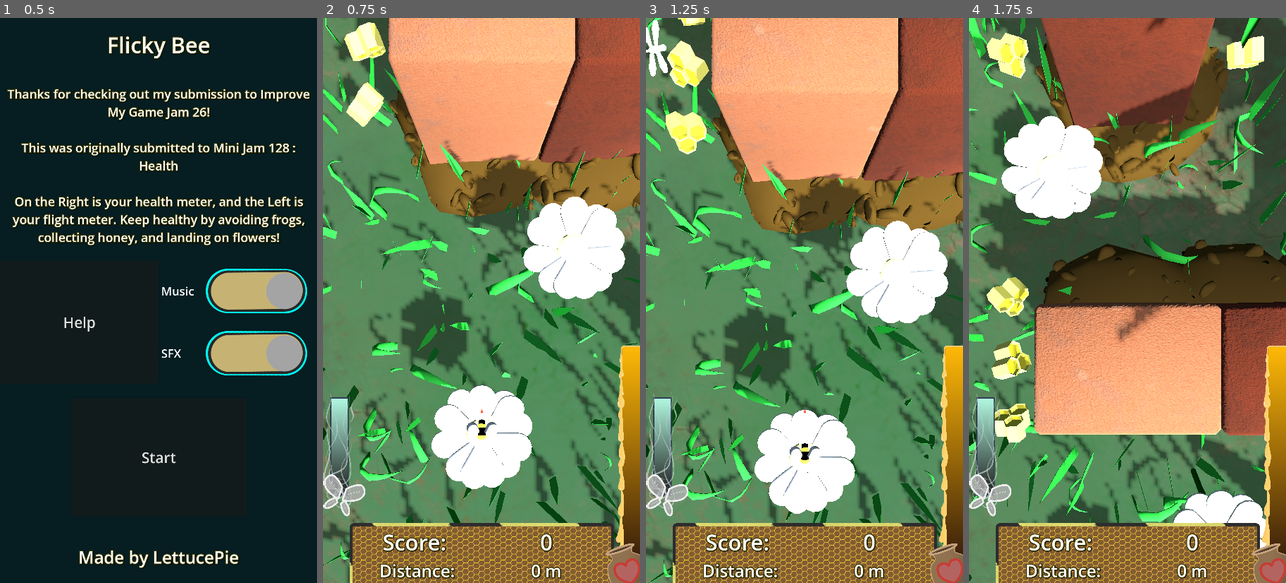
Above: before the commit, frames 1-4 (left to right).
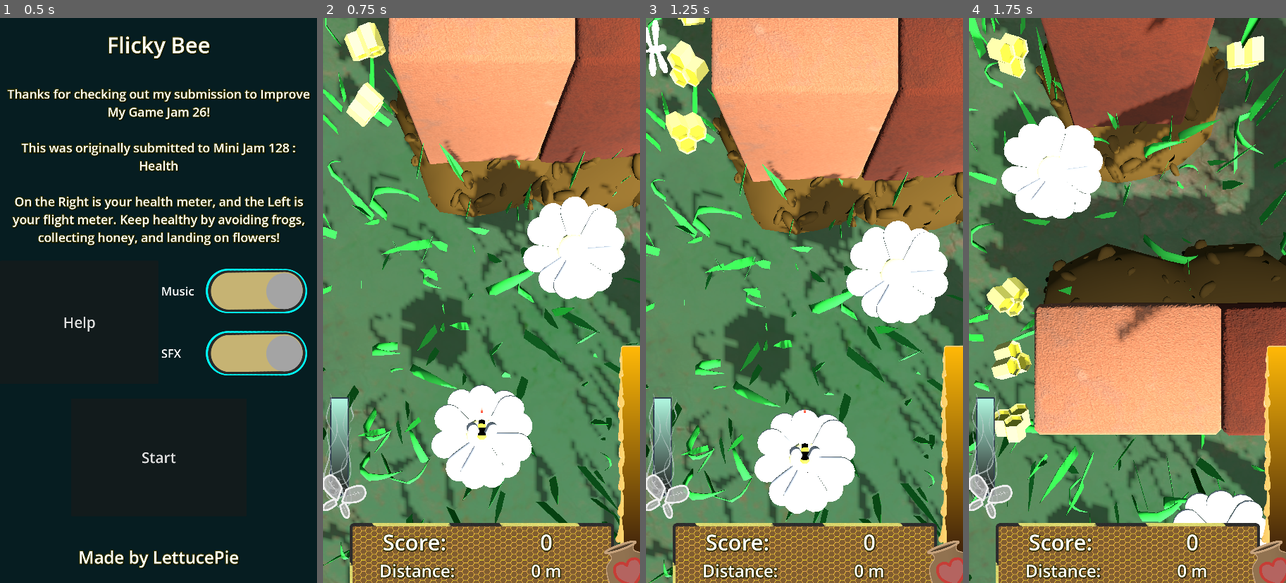
Above: after the commit, the same moments.

Repository: LettucePie/flicky_bee
Game: Godot game, scene res://Play/play_1.tscn
Same seed, same stepped clock (60 frames per second), same inputs: the game is played once before the commit and once after it.
Inputs (mouse positions are in pixels of both pictures, inside the frame that each line leads up to):
- Up to frame 1 (0.5 s): no input
- Up to frame 2 (0.75 s): click "Start" at 0.5 s
- Up to frame 3 (1.25 s): no input
- Up to frame 4 (1.75 s): move the mouse to (1197, 272) at 1.27 s; hold Up (ui_up) from 1.28 s (still down); click (1197, 272) at 1.42 s

Frame 1 is identical in both runs. In frame 2, 0.6% of the frame differs, in the area x 0-100%, y 58-100%; in frame 3, 0.6%; in frame 4, 0.6%.

Commit message:
Fixed HUD Stretching to better fill taller phones.
Added in functionalit to warp the FOV on "thinner" displays

Diff:
--- a/Play/play_1.gd
+++ b/Play/play_1.gd
@@ -257,6 +257,15 @@
 			max_dimension.y
 		)
 	print("LeftBound: ", left_2d_bound, " RightBound: ", right_2d_bound)
+	print("Ratio : ", max_dimension.x / max_dimension.y, " : 1")
+	var ratio = max_dimension.x / max_dimension.y
+	var fov_percent = clamp(
+		inverse_lerp(0.55, 0.45, ratio),
+		0.0,
+		1.0
+	)
+	var fov_offset = lerp(0.0, 10.0, fov_percent)
+	$Camera3D.fov = 75 + fov_offset
 
 
 func _on_player_finished_travel(platform):
--- a/UI/hud.tscn
+++ b/UI/hud.tscn
@@ -29,6 +29,7 @@
 shadow_color = Color(0, 0, 0, 0.780392)
 
 [sub_resource type="SystemFont" id="SystemFont_vycr6"]
+subpixel_positioning = 0
 
 [sub_resource type="LabelSettings" id="LabelSettings_1aupl"]
 font = SubResource("SystemFont_vycr6")
@@ -63,28 +64,28 @@
 self_modulate = Color(0.341176, 0.180392, 0.113725, 1)
 layout_mode = 1
 anchors_preset = -1
-anchor_left = 1.0
+anchor_left = 0.903
 anchor_top = 0.558
 anchor_right = 1.0
 anchor_bottom = 1.0
-offset_left = -105.0
+offset_left = -0.240061
 offset_top = -0.360054
 grow_horizontal = 0
 grow_vertical = 0
 texture = ExtResource("2_38r82")
-expand_mode = 1
+expand_mode = 3
 stretch_mode = 5
 
 [node name="HealthBar" type="TextureProgressBar" parent="Health_Meter"]
 layout_mode = 1
 anchors_preset = -1
-anchor_left = 1.0
+anchor_left = 0.419
 anchor_top = 0.054
 anchor_right = 1.0
 anchor_bottom = 0.895
-offset_left = -61.0
+offset_left = 0.0049969
 offset_top = 0.153999
-offset_bottom = 0.144966
+offset_bottom = 0.145016
 grow_horizontal = 2
 grow_vertical = 2
 value = 100.0
@@ -100,7 +101,7 @@
 grow_horizontal = 2
 grow_vertical = 2
 texture = ExtResource("3_hvlpn")
-expand_mode = 1
+expand_mode = 4
 stretch_mode = 5
 
 [node name="HealthJar" type="TextureRect" parent="Health_Meter"]
@@ -119,7 +120,7 @@
 grow_vertical = 2
 rotation = -0.338594
 texture = ExtResource("4_xo1nj")
-expand_mode = 1
+expand_mode = 4
 stretch_mode = 5
 
 [node name="Flight_Meter" type="TextureRect" parent="."]
@@ -136,7 +137,7 @@
 grow_horizontal = 0
 grow_vertical = 0
 texture = ExtResource("4_m5gb1")
-expand_mode = 1
+expand_mode = 3
 stretch_mode = 5
 metadata/_edit_use_anchors_ = true
 
@@ -166,7 +167,7 @@
 grow_horizontal = 2
 grow_vertical = 2
 texture = ExtResource("5_gfkuu")
-expand_mode = 1
+expand_mode = 4
 stretch_mode = 5
 
 [node name="Wings" type="TextureRect" parent="Flight_Meter"]
@@ -182,23 +183,21 @@
 offset_bottom = 47.16
 rotation = 0.338594
 texture = ExtResource("7_pajgt")
-expand_mode = 1
+expand_mode = 4
 stretch_mode = 5
 
 [node name="Center_Dock" type="TextureRect" parent="."]
 layout_mode = 1
 anchors_preset = -1
-anchor_left = 0.093
-anchor_top = 0.899
-anchor_right = 0.911
-anchor_bottom = 1.0
-offset_left = -100.44
-offset_top = -54.0801
-offset_right = 96.1199
+anchor_top = 1.0
+anchor_right = 1.0
+anchor_bottom = 1.0
+offset_top = -248.0
+offset_right = -0.00012207
 grow_horizontal = 2
 grow_vertical = 0
 texture = ExtResource("4_4x2ru")
-expand_mode = 1
+expand_mode = 2
 stretch_mode = 5
 
 [node name="Frame" type="Control" parent="Center_Dock"]
@@ -320,6 +319,7 @@
 text = "Play Again?"
 
 [node name="Intro" type="ColorRect" parent="."]
+visible = false
 z_index = 2
 layout_mode = 1
 anchors_preset = 15
--- a/default_bus_layout.tres
+++ b/default_bus_layout.tres
@@ -6,7 +6,7 @@
 bus/1/solo = false
 bus/1/mute = false
 bus/1/bypass_fx = false
-bus/1/volume_db = 0.0
+bus/1/volume_db = -0.0305074
 bus/1/send = &"Master"
 bus/2/name = &"SFX"
 bus/2/solo = false
--- a/project.godot
+++ b/project.godot
@@ -21,7 +21,7 @@
 window/size/viewport_height=1920
 window/handheld/orientation=1
 window/stretch/mode="viewport"
-window/stretch/aspect="keep_height"
+window/stretch/aspect="expand"
 
 [layer_names]
 
